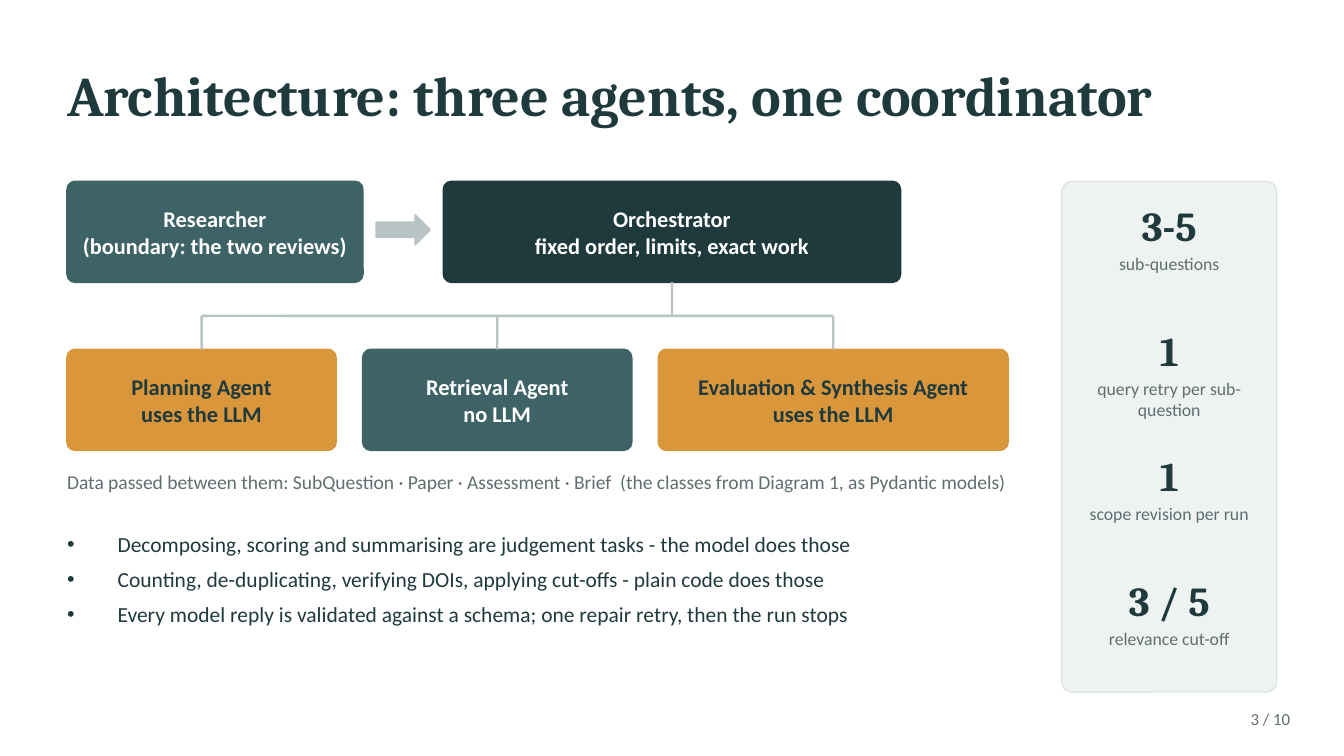
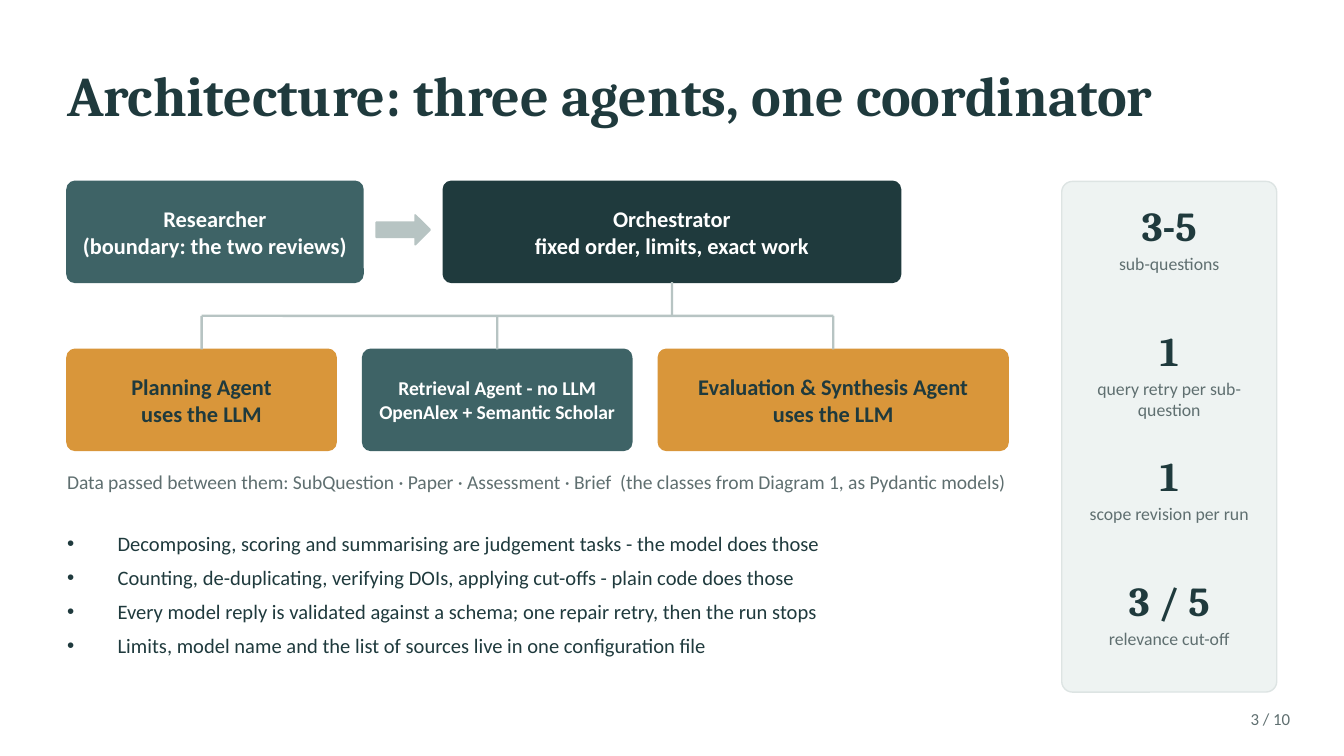
Before and after one commit to sergio88mi/research-agent, a slide deck: slide 3 of presentation/Research_Agent_Presentation.pptx. Drawn at 1344x756 pixels with LibreOffice and Linux fonts; fonts in the diff are those of the drawing. Boxes give left, top, right and bottom in pixels: in the first picture for what was removed or moved away, otherwise in the second. Text is boxed around its words. In the diff, an @@ line names an element or a change of style, - is before the commit and + after.

```diff
--- a/presentation/Research_Agent_Presentation.pptx
+++ b/presentation/Research_Agent_Presentation.pptx
@@ text at (379,381,615,422): text changed; size 12 to 10.5 pt @@
-Retrieval Agent
-no LLM
+Retrieval Agent - no LLM
+OpenAlex + Semantic Scholar
@@ text at (118,536,819,623): size 11.5 to 11 pt in "Decomposing, scoring and summarising are judgement tasks ...", "Counting, de-duplicating, verifying DOIs, applying cut-offs  ...", "Every model reply is validated against a ..." @@
@@ text at (118,638,706,657): paragraph added @@
+• Limits, model name and the list of sources live in one configuration file
```
Also in this commit, not shown: 7 other slides changed, 2 other files.
